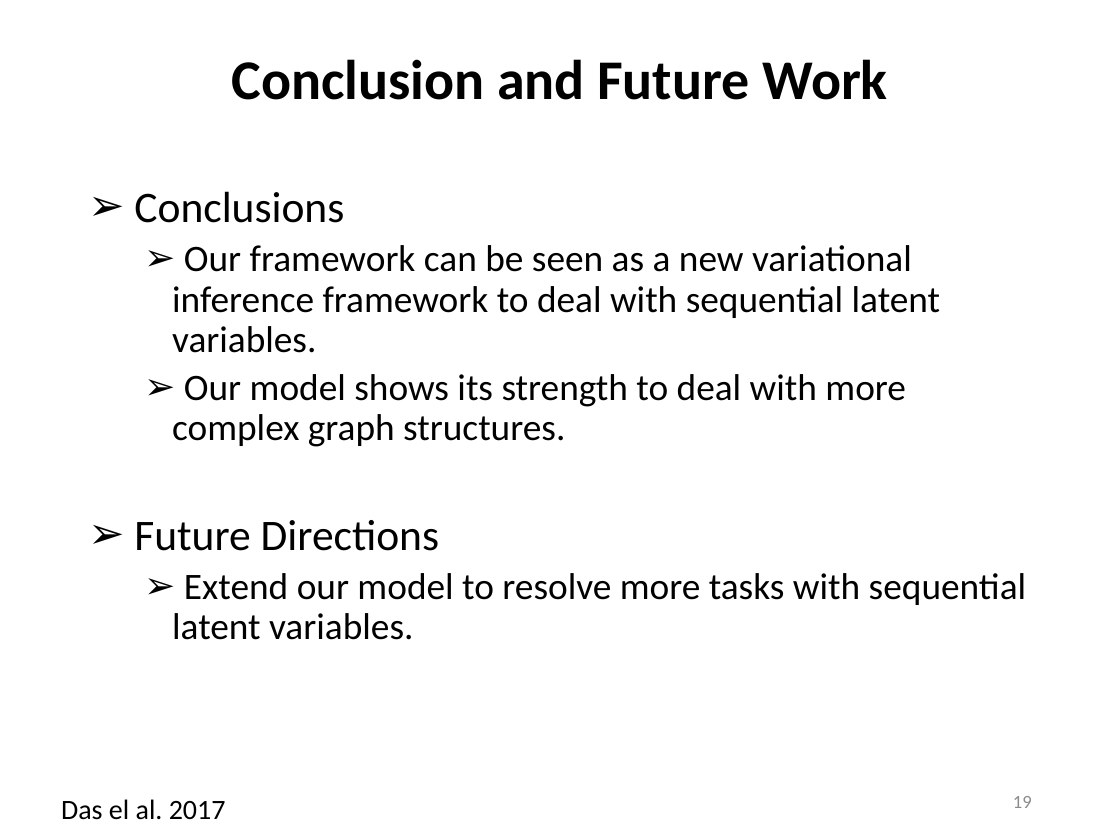
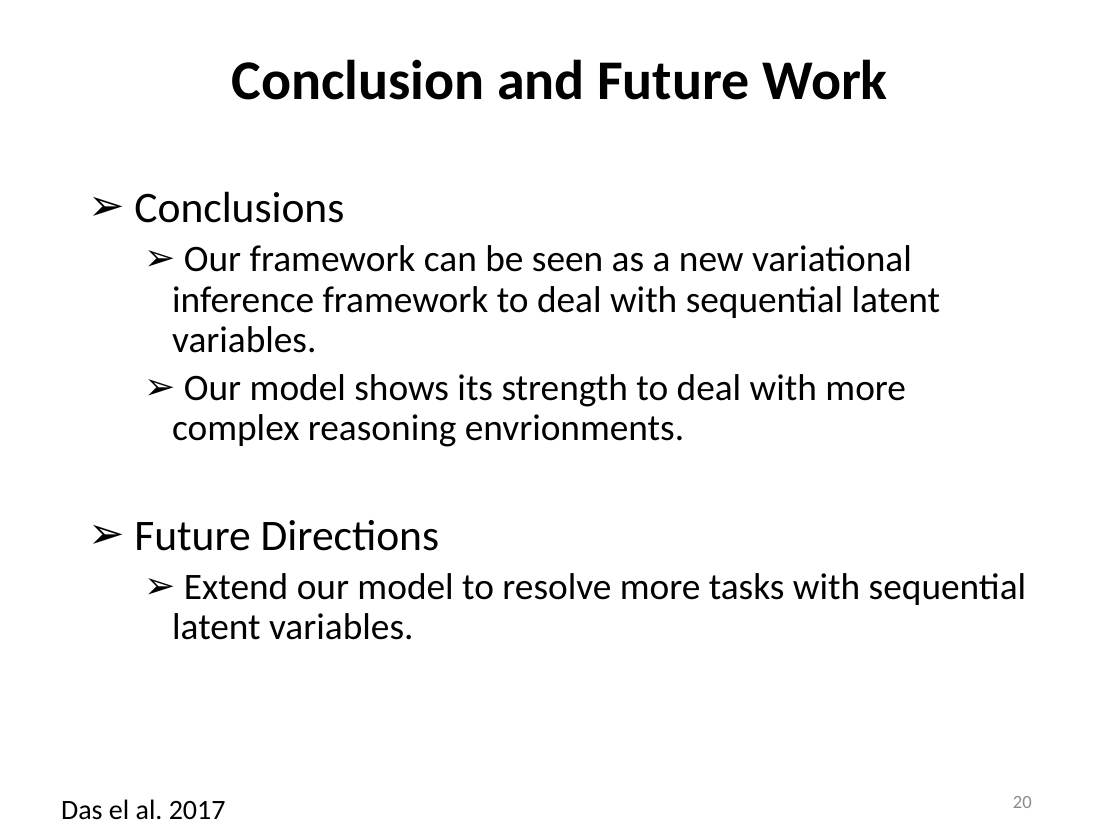
Before and after one commit to wenhuchen/wenhuchen.github.io, a slide deck: slide 20 of images/naacl2018.pptx (slide 19 before the commit). Drawn at 1120x840 pixels with LibreOffice and Linux fonts; fonts in the diff are those of the drawing. Boxes give left, top, right and bottom in pixels: in the first picture for what was removed or moved away, otherwise in the second. Text is boxed around its words. In the diff, an @@ line names an element or a change of style, - is before the commit and + after.

```diff
--- a/images/naacl2018.pptx
+++ b/images/naacl2018.pptx
@@ text at (x1=172, y1=374, x2=906, y2=447): text changed @@
-  ➢ Our model shows its strength to deal with more complex graph structures.
+  ➢ Our model shows its strength to deal with more complex reasoning envrionments.
@@ page number at (x1=1013, y1=796, x2=1032, y2=808): text changed @@
-19
+20
```
Also in this commit, not shown: 3 other slides changed, 1 slide added, 1 other file.
